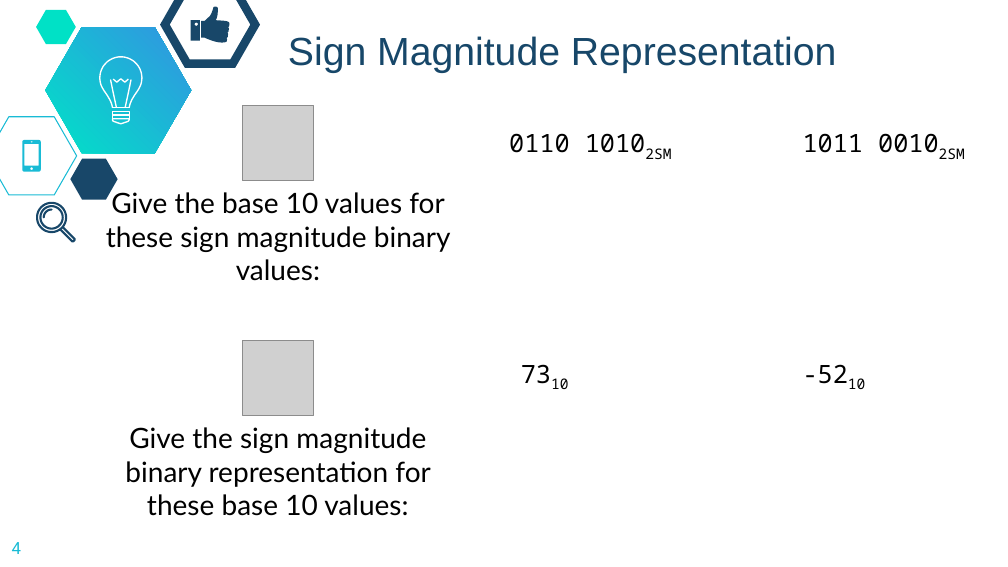
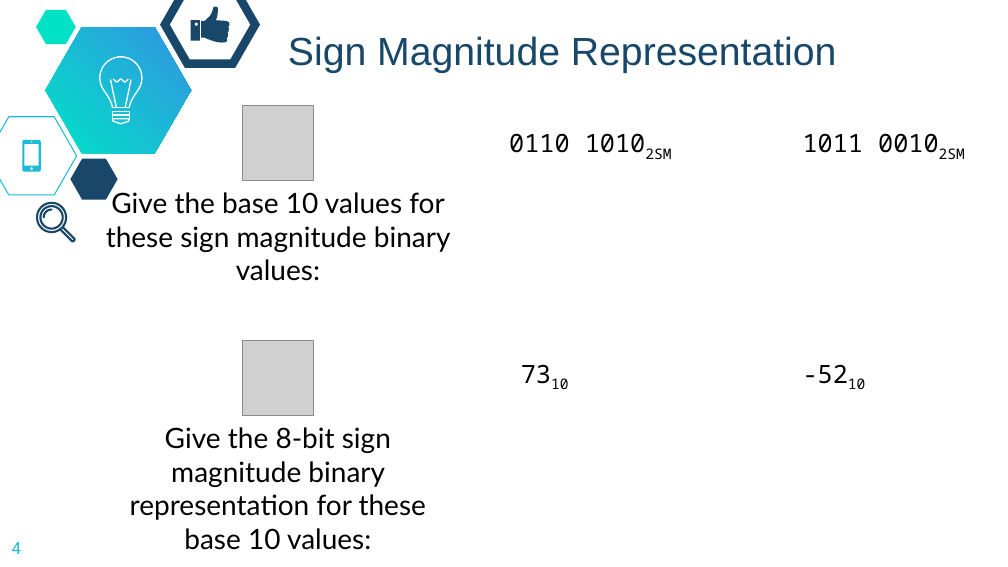
Before and after one commit to dickinson-comp256/COMP256, a slide deck: slide 4 of docs/materials/02-DataAbstractions/DA3-S-SignedBinary.pptx. Drawn at 1008x567 pixels with LibreOffice and Linux fonts; fonts in the diff are those of the drawing; grey boxes stand for pictures; background and template pictures are left out. Boxes give left, top, right and bottom in pixels: in the first picture for what was removed or moved away, otherwise in the second. Text is boxed around its words. In the diff, an @@ line names an element or a change of style, - is before the commit and + after.

```diff
--- a/docs/materials/02-DataAbstractions/DA3-S-SignedBinary.pptx
+++ b/docs/materials/02-DataAbstractions/DA3-S-SignedBinary.pptx
@@ text at bbox=[130, 427, 426, 550]: text changed @@
-Give the sign magnitude binary representation for these base 10 values:
+Give the 8-bit sign magnitude binary representation for these base 10 values:
```
Also in this commit, not shown: 9 other slides changed.
